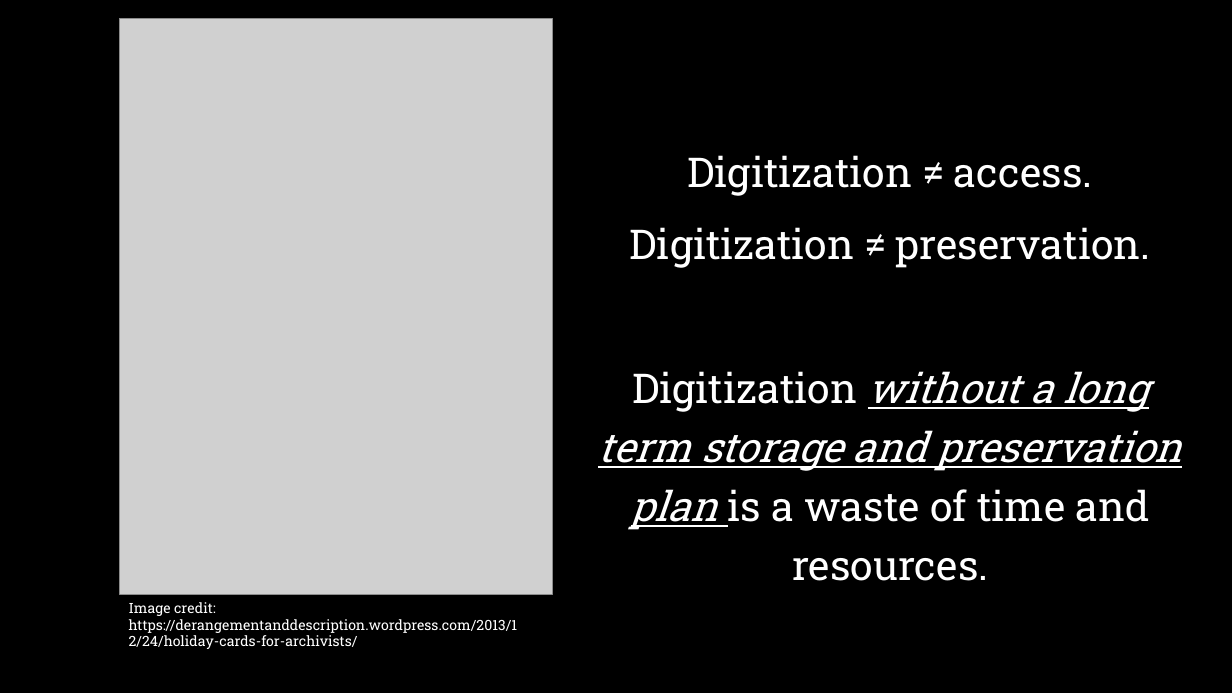
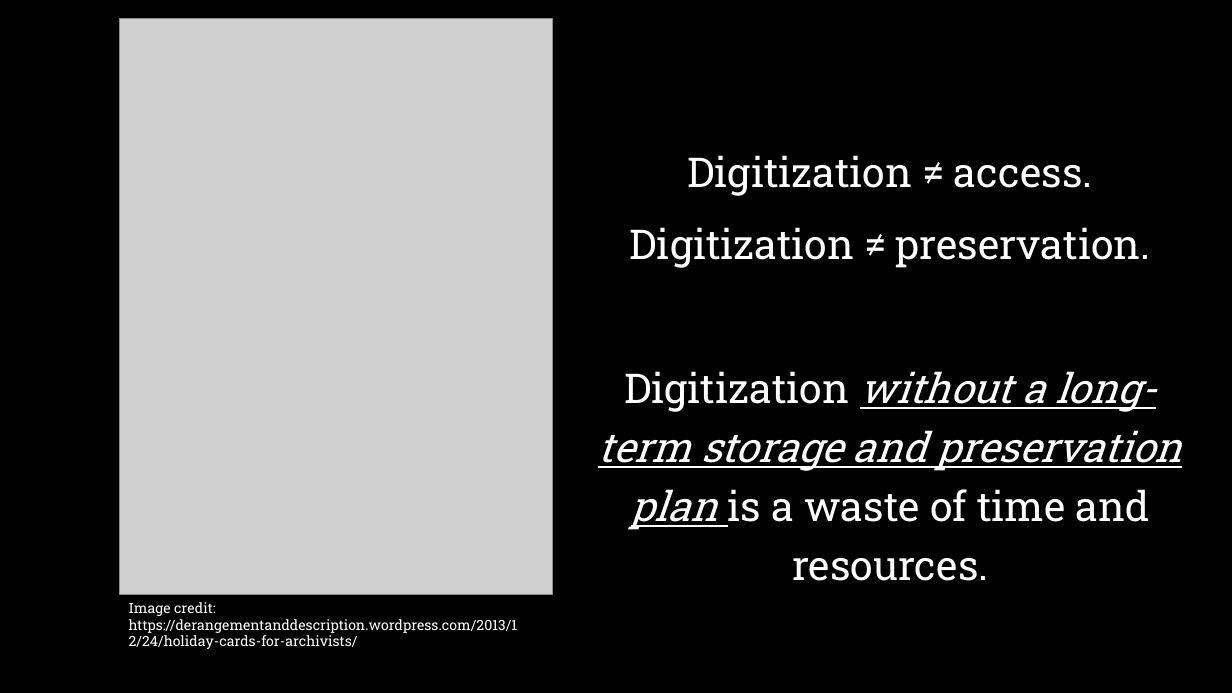
Before and after one commit to geokels/dig-preservation, a slide deck: slide 2 of fig/Cultivating a Culture of Digital Preservation.pptx. Drawn at 1232x693 pixels with LibreOffice and Linux fonts; fonts in the diff are those of the drawing; grey boxes stand for pictures; background and template pictures are left out. Boxes give left, top, right and bottom in pixels: in the first picture for what was removed or moved away, otherwise in the second. Text is boxed around its words. In the diff, an @@ line names an element or a change of style, - is before the commit and + after.

```diff
--- a/fig/Cultivating a Culture of Digital Preservation.pptx
+++ b/fig/Cultivating a Culture of Digital Preservation.pptx
@@ text at (598, 371, 1182, 581): text changed @@
-Digitization without a long term storage and preservation plan is a waste of time and resources.
+Digitization without a long-term storage and preservation plan is a waste of time and resources.
```
Also in this commit, not shown: 1 slide added, 3 slides removed, 8 other files.
